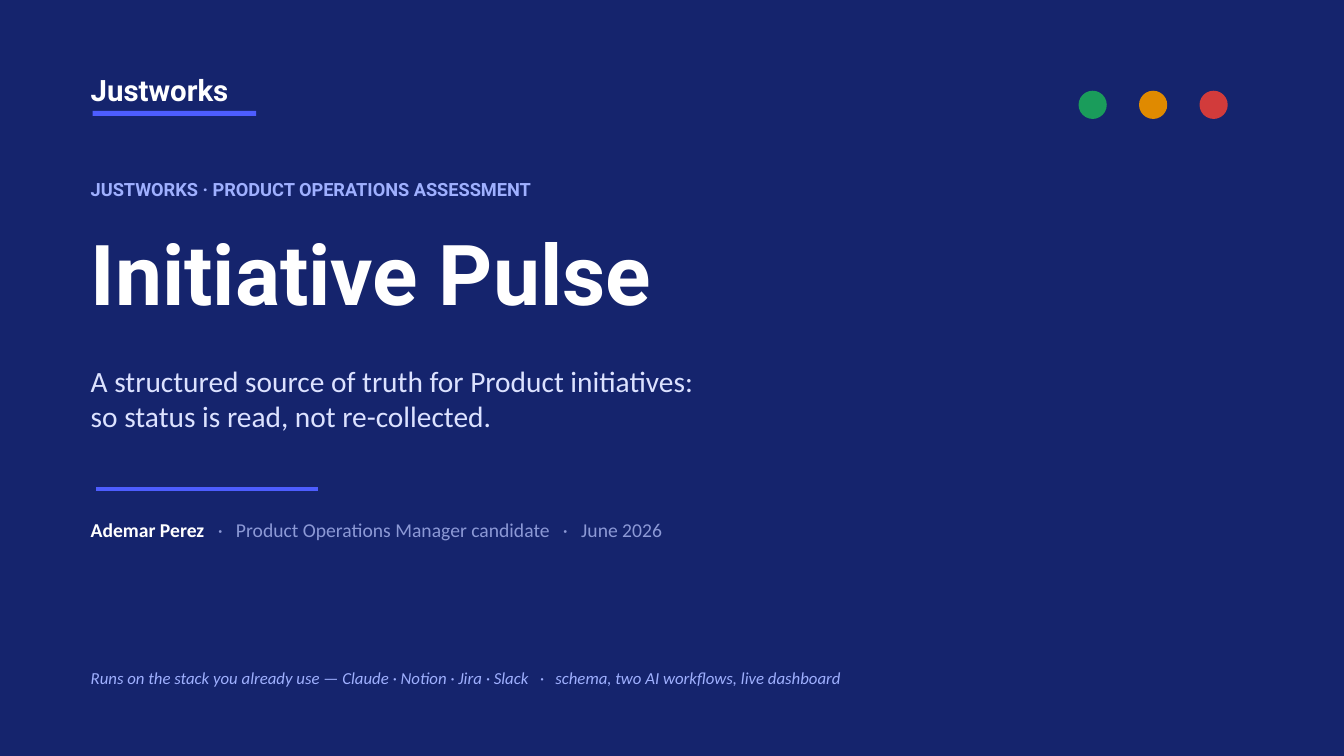
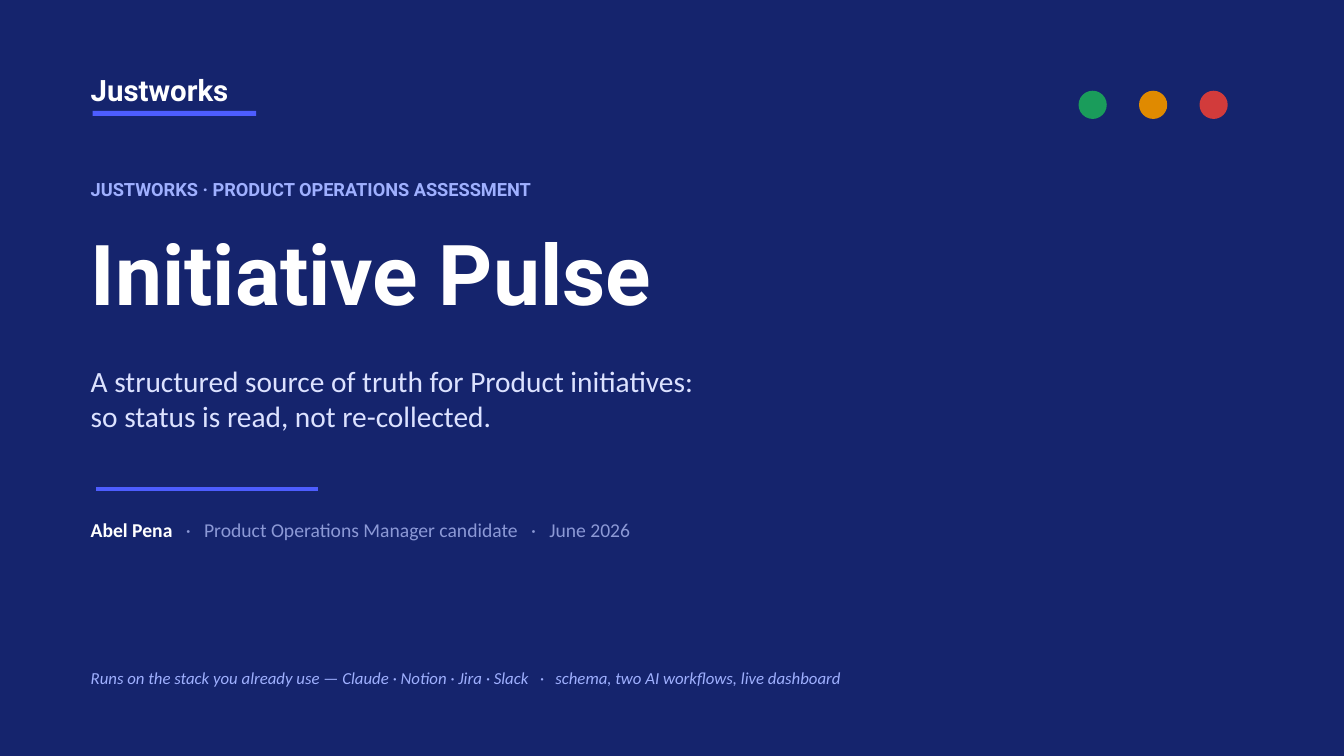
Before and after one commit to apbuilds212/initiative-pulse, a slide deck: slide 1 of Initiative-Pulse-Onsite-Deck.pptx. Drawn at 1344x756 pixels with LibreOffice and Linux fonts; fonts in the diff are those of the drawing. Boxes give left, top, right and bottom in pixels: in the first picture for what was removed or moved away, otherwise in the second. Text is boxed around its words. In the diff, an @@ line names an element or a change of style, - is before the commit and + after.

```diff
--- a/Initiative-Pulse-Onsite-Deck.pptx
+++ b/Initiative-Pulse-Onsite-Deck.pptx
@@ text at (x1=91, y1=523, x2=630, y2=541): text changed @@
-Ademar Perez · Product Operations Manager candidate · June 2026
+Abel Pena · Product Operations Manager candidate · June 2026
```
Also in this commit, not shown: 10 other slides changed, 4 other files.
